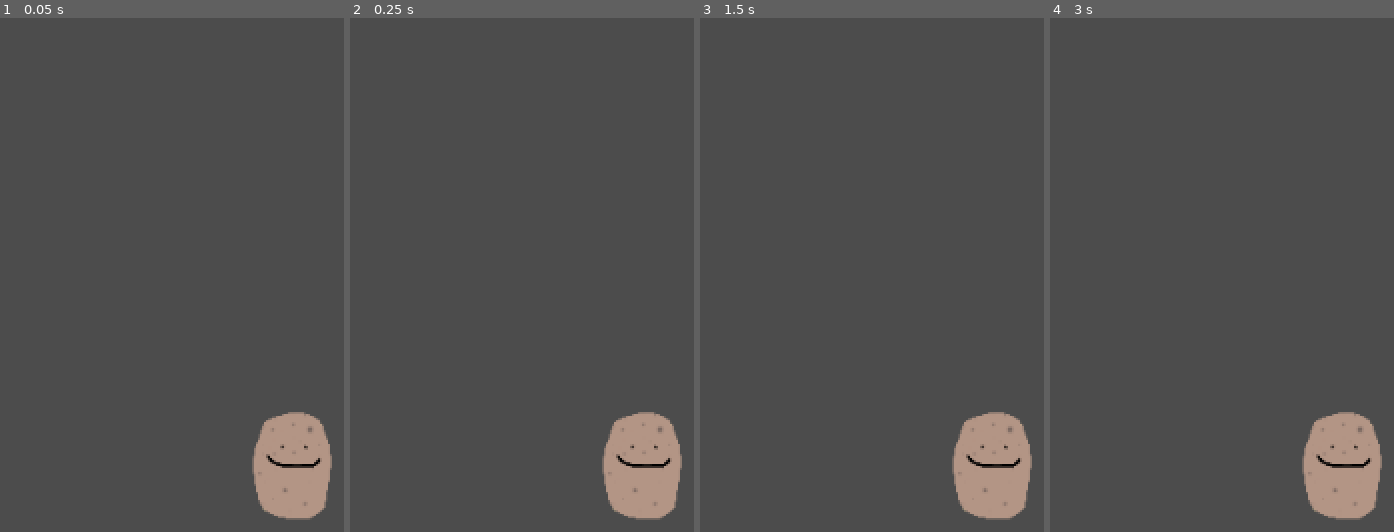
Above: before the commit, frames 1-4 (left to right).
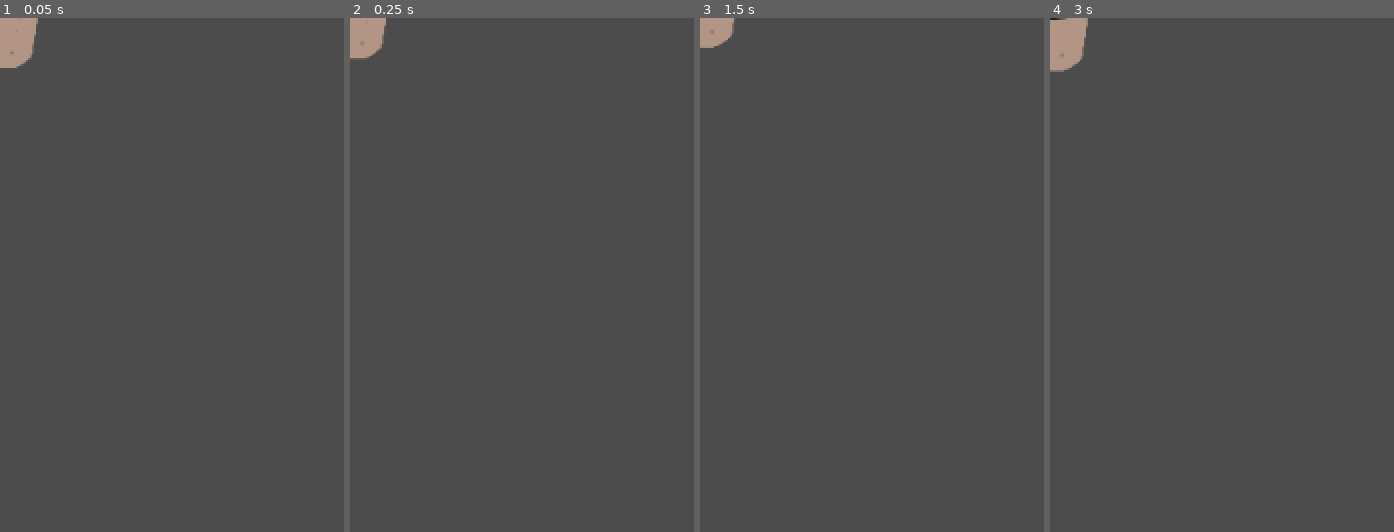
Above: after the commit, the same moments.

Repository: 4X3L/sky-high
Game: Godot game, scene res://Potat.tscn
The game is run twice, just before and just after one commit, with the same random seed, the same clock (stepped at 60 frames per second) and the same inputs. This scene is started directly instead of the project's main scene.
Inputs (mouse positions are in pixels of both pictures, inside the frame that each line leads up to):
- Up to frame 1 (0.05 s): no input
- Up to frame 2 (0.25 s): no input
- Up to frame 3 (1.5 s): tap Enter at 0.5 s; move the mouse to (outside the picture) at 0.52 s; press the mouse at (outside the picture) at 0.53 s; move the mouse to (outside the picture) at 1.27 s; release the mouse at (outside the picture) at 1.28 s; click (outside the picture) at 1.35 s
- Up to frame 4 (3 s): move the mouse to (outside the picture) at 2.02 s; press the mouse at (outside the picture) at 2.03 s; tap Space at 2.75 s; move the mouse to (outside the picture) at 2.77 s; release the mouse at (outside the picture) at 2.78 s; click (outside the picture) at 2.85 s

The runs differ from the first frame. In frame 1, 5.0% of the frame differs, in the area x 0-97%, y 0-98%; in frame 2, 4.8%; in frame 3, 4.5%; in frame 4, 5.0%.

Commit message:
Potatoe goes up and down, and eliminated a testing Wall scene

Diff:
--- /dev/null
+++ b/Potat.gd
@@ -0,0 +1,33 @@
+extends Area2D
+
+
+# Declare member variables here. Examples:
+var yVelocity = 30
+var yDirection = -1
+var num_frames = 0
+var time_one_direction = 0
+var switch_time = .5
+
+#export var PlayerNode : KinematicBody2D
+
+func _on_Player_body_entered(body):
+	print("Potats colected!")
+	queue_free()
+
+
+# TODO: Modify what is below to make it work for the potato
+# Called when the node enters the scene tree for the first time.
+#func _ready():
+	#self.connect("body_entered", self, "_on_Player_body_entered")
+	#var player_node = get_tree().get_nodes_in_group("Players")[0]
+	# TODO this is jank ^
+	#self.connect("body_entered", player_node, "_on_fries_get")
+
+
+# Called every frame. 'delta' is the elapsed time since the previous frame.
+func _process(delta):
+	position[1] = position[1] + (yDirection * yVelocity * delta)
+	time_one_direction += delta
+	if time_one_direction > switch_time:
+		yDirection *= -1
+		time_one_direction = 0
--- a/Potat.tscn
+++ b/Potat.tscn
@@ -1,10 +1,12 @@
-[gd_scene load_steps=2 format=2]
+[gd_scene load_steps=3 format=2]
 
 [ext_resource path="res://potat.png" type="Texture" id=1]
+[ext_resource path="res://Potat.gd" type="Script" id=2]
 
-[node name="Node2D" type="Node2D"]
+[node name="Potat" type="Area2D"]
+script = ExtResource( 2 )
 
 [node name="Sprite" type="Sprite" parent="."]
-position = Vector2( 187.098, 287.25 )
+position = Vector2( -0.420227, -0.391083 )
 scale = Vector2( 0.129561, 0.132829 )
 texture = ExtResource( 1 )
--- a/WallFinal.tscn
+++ /dev/null
@@ -1,13 +0,0 @@
-[gd_scene load_steps=2 format=2]
-
-[ext_resource path="res://wall.png" type="Texture" id=1]
-
-[node name="Node2D" type="Node2D"]
-__meta__ = {
-"_edit_vertical_guides_": [  ]
-}
-
-[node name="Sprite" type="Sprite" parent="."]
-position = Vector2( 79.1511, 100.624 )
-scale = Vector2( 0.287098, 0.298953 )
-texture = ExtResource( 1 )
